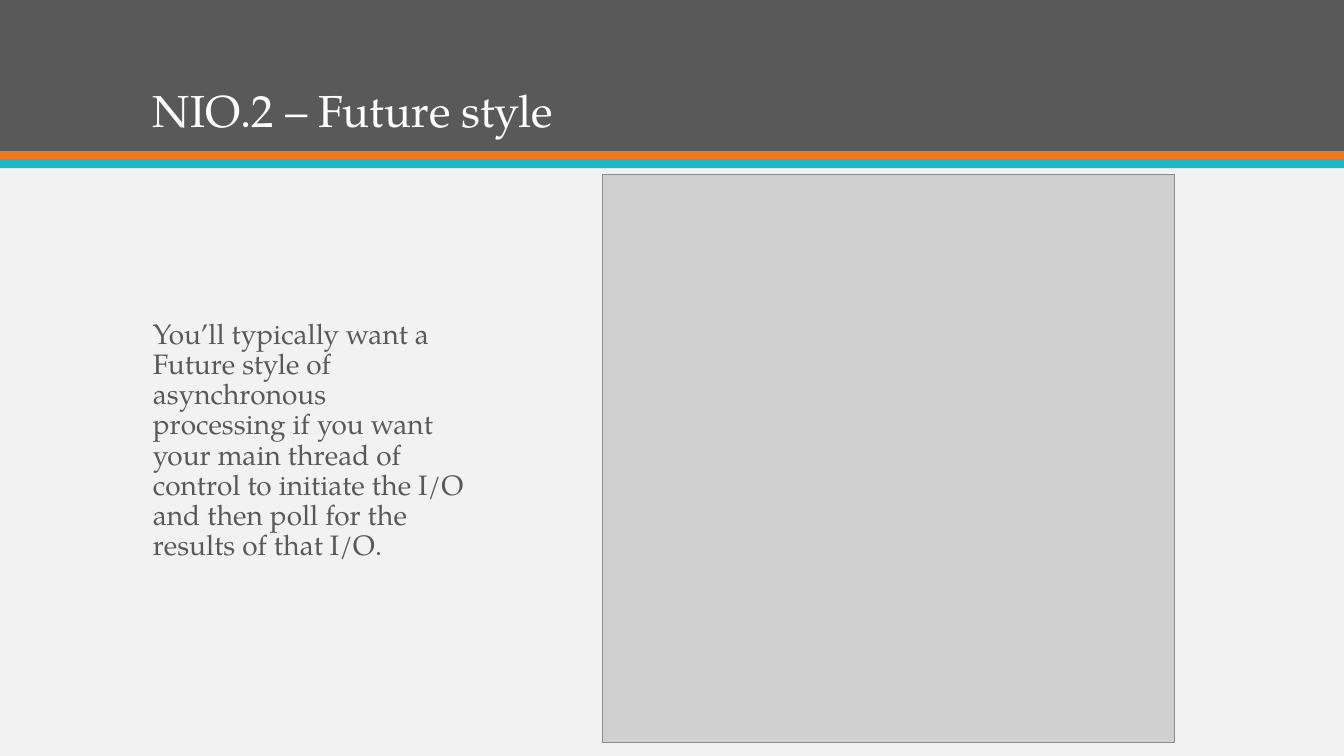
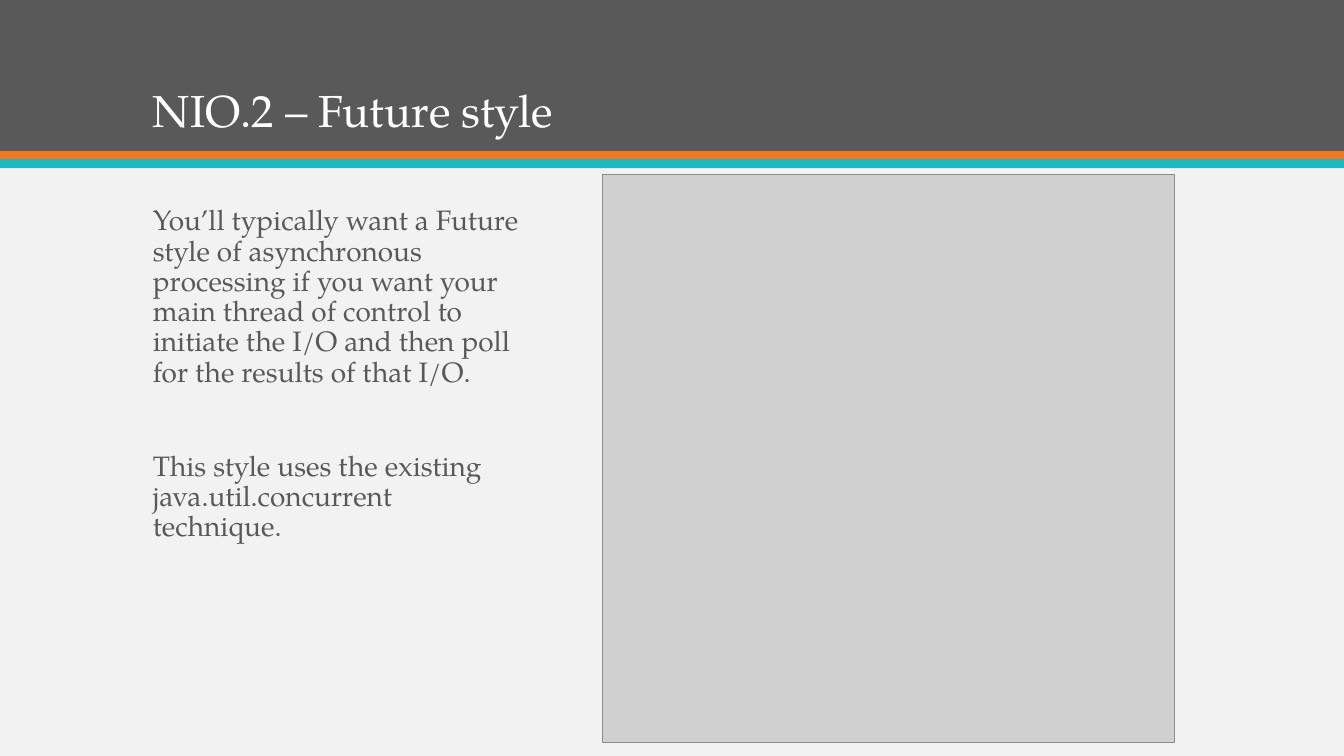
Before and after one commit to KKAries/my-repository, a slide deck: slide 28 of Brief Introduction of Java 7.pptx (slide 30 before the commit). Drawn at 1344x756 pixels with LibreOffice and Linux fonts; fonts in the diff are those of the drawing; grey boxes stand for pictures. Boxes give left, top, right and bottom in pixels: in the first picture for what was removed or moved away, otherwise in the second. Text is boxed around its words. In the diff, an @@ line names an element or a change of style, - is before the commit and + after.

```diff
--- a/Brief Introduction of Java 7.pptx
+++ b/Brief Introduction of Java 7.pptx
@@ text "You’ll typically want a Future ..." at (153,209,518,544): vertical alignment middle to top @@
@@ text at (153,455,481,544): paragraph added @@
+This style uses the existing java.util.concurrent technique.
```
Also in this commit, not shown: 9 other slides changed, 2 slides removed, 2 other files.
